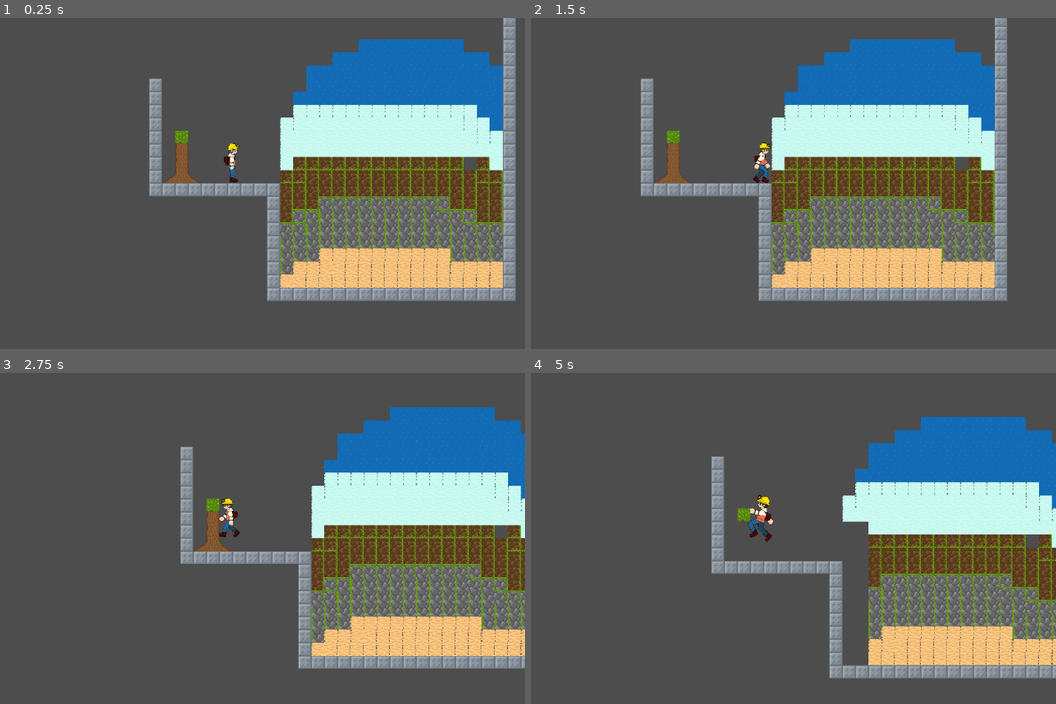
Above: before the commit, frames 1-4 (two rows, left to right).
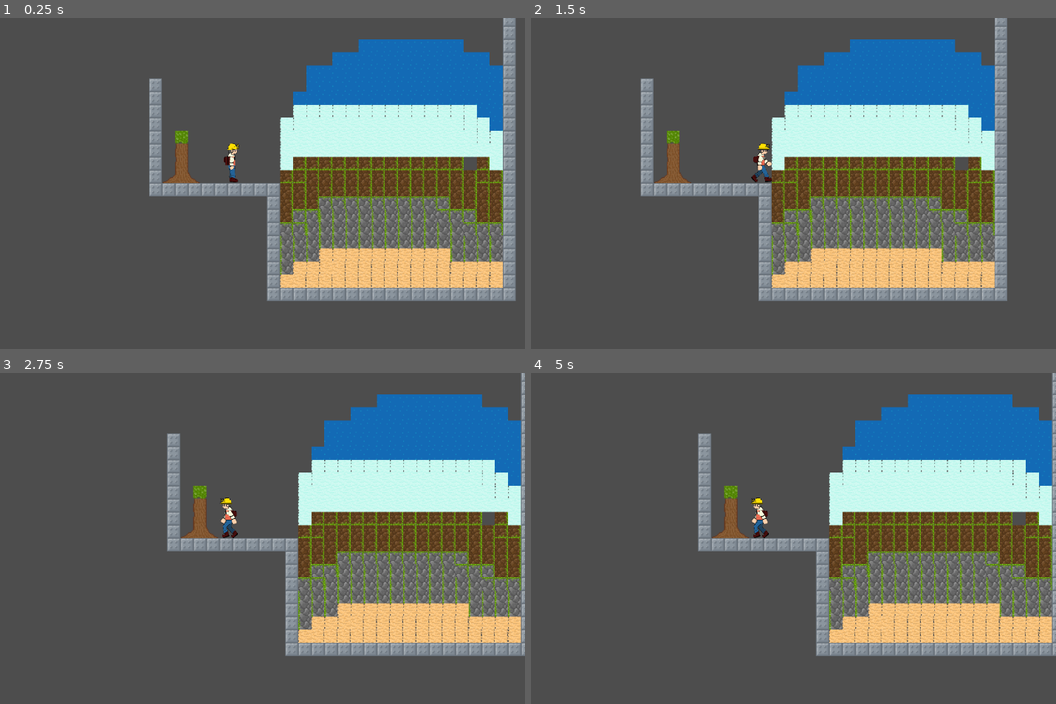
Above: after the commit, the same moments.

Repository: kangurm/Blockbuster
Game: Godot game, scene res://scenes/grid-test.tscn
Same seed, same stepped clock (60 frames per second), same inputs: the game is played once before the commit and once after it.
Inputs (mouse positions are in pixels of both pictures, inside the frame that each line leads up to):
- Up to frame 1 (0.25 s): no input
- Up to frame 2 (1.5 s): tap Enter (ui_accept) at 0.5, 0.6, 0.77, 1.07 s; move the mouse to (893, 166) at 0.52 s; hold Right (ui_right) from 0.53 s (still down); click (893, 166) at 0.67 s; move the mouse to (641, 200) at 1.27 s; click (641, 200) at 1.35 s
- Up to frame 3 (2.75 s): tap Enter (ui_accept) at 1.52, 1.55, 1.82, 2.1 s; move the mouse to (288, 465) at 2.02 s; release Right (ui_right) at 2.03 s; hold Left (ui_left) from 2.03 s (still down)
- Up to frame 4 (5 s): move the mouse to (730, 604) at 2.77 s; release Left (ui_left) at 2.78 s; hold Right (ui_right) 2.78-4.28 s; click (730, 604) at 2.85 s; tap Enter (ui_accept) at 3.02, 3.05, 3.32, 3.6, 3.77, 4.07, 4.52, 4.55, 4.82 s; move the mouse to (940, 588) at 3.52 s; move the mouse to (583, 488) at 4.27 s; hold Left (ui_left) from 4.28 s (still down); click (583, 488) at 4.35 s

The runs differ from the first frame. In frame 2, 0.2% of the frame differs, in the area x 41-46%, y 37-50%; in frame 3, 19%; in frame 4, 28%, in the area x 31-100%, y 0-93%.

Commit message:
changed jump

Diff:
--- a/scenes/TileMap.gd
+++ b/scenes/TileMap.gd
@@ -10,7 +10,7 @@
 	"oil_shale": 0,
 }
 
-var tier = 4
+var tier = 2
 var reach = 15
 var current_tile_pos: Vector2i
 
--- a/scenes/player.gd
+++ b/scenes/player.gd
@@ -1,8 +1,8 @@
 extends CharacterBody2D
 
 var score = 0
-const SPEED = 300.0
-const JUMP_VELOCITY = -400.0
+@export var SPEED = 300.0
+@export var JUMP_DIRECTION = -1
 
 # Get the gravity from the project settings to be synced with RigidBody nodes.
 var gravity = ProjectSettings.get_setting("physics/2d/default_gravity")
@@ -12,17 +12,19 @@
 const ANIMATION_JUMP = "jump"
 var LAST_DIRECTION = 0
 
-
+const jump_height = 0.8
 func _physics_process(delta):
 
 	# Add the gravity.
 	if not is_on_floor():
-		velocity.y += gravity * delta
-		print(velocity.y, "|", gravity, "|", delta)
+		velocity.y += gravity*jump_height * delta
+		#print(velocity.y, "|", gravity, "|", delta)
 	# Handle jump.
 	if Input.is_action_just_pressed("ui_accept") and is_on_floor():
 		$AnimatedSprite2D.animation = ANIMATION_JUMP
-		velocity.y = JUMP_VELOCITY
+		print(velocity.y)
+		velocity.y = JUMP_DIRECTION
+		print(velocity.y)
 		$AnimatedSprite2D.play()
 
 	# Get the input direction and handle the movement/deceleration.
Not shown: 1 places in scenes/grid-test.tscn that only renumber resources
